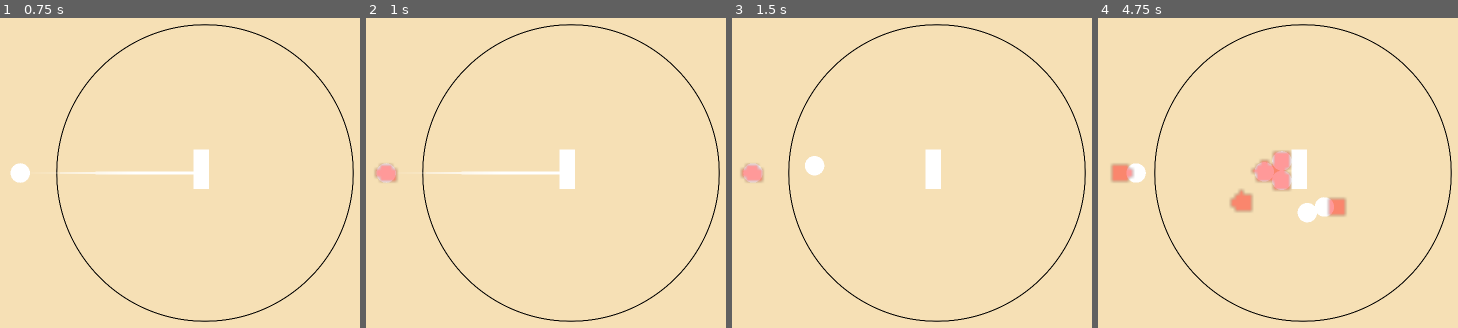
Above: before the commit, frames 1-4 (left to right).
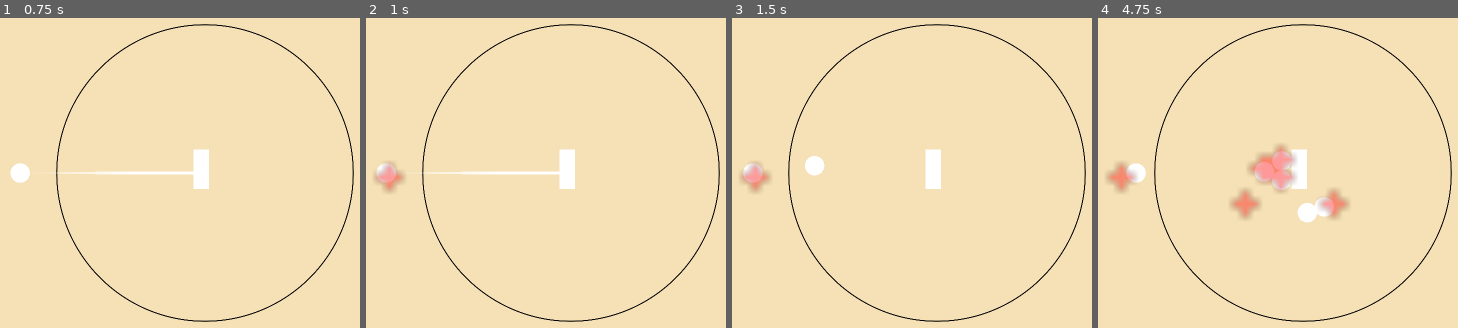
Above: after the commit, the same moments.

Repository: aeriab/Orbital_Go
Game: Godot game, scene res://game/game.tscn
Same seed, same stepped clock (60 frames per second), same inputs: the game is played once before the commit and once after it.
Inputs (mouse positions are in pixels of both pictures, inside the frame that each line leads up to):
- Up to frame 1 (0.75 s): tap Enter at 0.5 s; move the mouse to (outside the picture) at 0.52 s; press the mouse at (outside the picture) at 0.53 s
- Up to frame 2 (1 s): no input
- Up to frame 3 (1.5 s): tap Space at 1.25 s; move the mouse to (775, 194) at 1.27 s; release the mouse at (775, 194) at 1.28 s; click (775, 194) at 1.35 s
- Up to frame 4 (4.75 s): move the mouse to (1382, 73) at 2.02 s; press the mouse at (1382, 73) at 2.03 s; move the mouse to (1263, 262) at 2.77 s; release the mouse at (1263, 262) at 2.78 s; click (1263, 262) at 2.85 s; move the mouse to (outside the picture) at 3.52 s; press the mouse at (outside the picture) at 3.53 s; move the mouse to (outside the picture) at 4.27 s; release the mouse at (outside the picture) at 4.28 s; click (outside the picture) at 4.35 s

Frame 1 is identical in both runs. In frame 2, 0.3% of the frame differs, in the area x 2-11%, y 47-57%; in frame 3, 0.3%; in frame 4, 1.4%, in the area x 2-70%, y 40-65%.

Commit message:
Much better performance and funky paint radius

Diff:
--- a/autoloads/StoneManager.gd
+++ b/autoloads/StoneManager.gd
@@ -2,90 +2,72 @@
 extends Node
 
 # --- Debug Visualization ---
-# Add these variables at the top with your other vars
 var debug_enabled: bool = true
 var debug_sprite: Sprite2D = null
 var debug_image: Image = null
 var debug_texture: ImageTexture = null
 
 # Colors for the debug overlay
-var debug_white_color: Color = Color(1, 1, 1, 0.3)     # semi-transparent white
-var debug_black_color: Color = Color(0, 0, 0, 0.3)     # semi-transparent black
-var debug_captured_color: Color = Color(1, 0, 0, 0.4)  # red = enclosed area
-var debug_empty_color: Color = Color(0, 0, 0, 0.0)     # fully transparent
-
+var debug_white_color: Color = Color(1, 1, 1, 0.3)
+var debug_black_color: Color = Color(0, 0, 0, 0.3)
+var debug_captured_color: Color = Color(1, 0, 0, 0.4)
+var debug_empty_color: Color = Color(0, 0, 0, 0.0)
 
 
 # --- Grid Configuration ---
-# Tweak these to match your play area and desired resolution.
-
-# Grid resolution. 64x64 = 4096 cells. Flood fill is O(cells), so
-# this can run every frame without breaking a sweat.
-const GRID_SIZE: int = 100
-
-# How big is the play area in world units?
-# Your stones gravity toward Vector2.ZERO, so the play area is
-# roughly a square from (-WORLD_RADIUS, -WORLD_RADIUS) to
-# (+WORLD_RADIUS, +WORLD_RADIUS). Adjust to fit your actual area.
+const GRID_SIZE: int = 48
+
 @export var world_radius: float = 500.0
-
-# How often to run capture detection (seconds).
-# 0.0 = every physics frame. 0.2 = 5 times per second.
 @export var capture_interval: float = 0.4
 
 # --- Cell Constants ---
-# Using raw ints instead of an enum for PackedByteArray compatibility.
 const EMPTY: int = 0
 const WHITE: int = 1
 const BLACK: int = 2
 
 # --- Internal State ---
 var stones: Array[Stone] = []
-var grid: PackedByteArray          # The influence map itself
-var reached: PackedByteArray       # Reused buffer for flood fill
+var grid: PackedByteArray
+var reached: PackedByteArray
+var enclosed: PackedByteArray
 var capture_timer: float = 0.0
 
+# Pre-allocated BFS queue (flat indices). Sized to worst case so
+# we never allocate mid-frame.
+var _bfs_queue: PackedInt32Array
+
 
 func _ready():
-	# Pre-allocate flat arrays. We reuse these every frame
-	# instead of allocating new ones — zero garbage collection pressure.
 	var total_cells = GRID_SIZE * GRID_SIZE
 	grid = PackedByteArray()
 	grid.resize(total_cells)
 	reached = PackedByteArray()
 	reached.resize(total_cells)
+	enclosed = PackedByteArray()
+	enclosed.resize(total_cells)
+	_bfs_queue = PackedInt32Array()
+	_bfs_queue.resize(total_cells)
 
 	if debug_enabled:
 		_setup_debug_overlay()
 
 
 func _setup_debug_overlay() -> void:
-	# Create a tiny image the same size as our grid
 	debug_image = Image.create(GRID_SIZE, GRID_SIZE, false, Image.FORMAT_RGBA8)
 	debug_texture = ImageTexture.create_from_image(debug_image)
 
-	# Create a Sprite2D to display it
 	debug_sprite = Sprite2D.new()
 	debug_sprite.texture = debug_texture
 	debug_sprite.centered = true
-
-	# Position at world center (where your stones orbit)
 	debug_sprite.position = Vector2.ZERO
 
-	# Scale it up to cover the play area.
-	# The image is GRID_SIZE pixels, the world is world_radius*2 units.
-	# So each pixel needs to cover (world_radius*2 / GRID_SIZE) world units.
 	var scale_factor = (world_radius * 2.0) / GRID_SIZE
 	debug_sprite.scale = Vector2(scale_factor, scale_factor)
-
-	# Render on top of everything for visibility
 	debug_sprite.z_index = 100
 
 	add_child(debug_sprite)
 
 
-# Call this at the end of _run_capture_check(), after Step 3
-# but before Step 4 (destroying stones). Pass in the capture results.
 func _update_debug_overlay(black_captured: PackedByteArray, white_captured: PackedByteArray) -> void:
 	if not debug_enabled or debug_image == null:
 		return
@@ -93,8 +75,6 @@
 		for x in GRID_SIZE:
 			var idx = _idx(x, y)
 			var color: Color
-			# Priority: show captured regions in red,
-			# then wall colors, then empty
 			if black_captured[idx] == 1 or white_captured[idx] == 1:
 				color = debug_captured_color
 			elif grid[idx] == WHITE:
@@ -104,12 +84,7 @@
 			else:
 				color = debug_empty_color
 			debug_image.set_pixel(x, y, color)
-	# Push updated pixels to the GPU
 	debug_texture.update(debug_image)
-
-
-
-
 
 
 # --- Registration ---
@@ -131,22 +106,19 @@
 
 # --- The Core Algorithm ---
 func _run_capture_check() -> void:
-	# Step 1: Clear the grid
 	grid.fill(EMPTY)
 
-	# Step 2: Every stone paints its color onto the grid
 	_paint_all_stones()
 
-	# Step 3: Check captures for both colors
-	# "Which Black stones are enclosed by White walls?"
 	var black_captured = _find_enclosed_cells(WHITE)
-	# "Which White stones are enclosed by Black walls?"
+	# _find_enclosed_cells reuses `enclosed`, so we need to copy
+	# the result before calling it again for the other color.
+	var black_captured_copy = black_captured.duplicate()
+
 	var white_captured = _find_enclosed_cells(BLACK)
 
-	_update_debug_overlay(black_captured, white_captured)
-
-	# Step 4: Destroy captured stones
-	# Collect first, destroy after — don't modify the array while iterating
+	_update_debug_overlay(black_captured_copy, white_captured)
+
 	var to_destroy: Array[Stone] = []
 
 	for stone in stones:
@@ -155,10 +127,8 @@
 		var cell = _world_to_grid(stone.global_position)
 		var idx = _idx(cell.x, cell.y)
 
-		# A Black stone on a cell enclosed by White → captured
-		if stone.team == "Black" and black_captured[idx]:
+		if stone.team == "Black" and black_captured_copy[idx]:
 			to_destroy.append(stone)
-		# A White stone on a cell enclosed by Black → captured
 		elif stone.team == "White" and white_captured[idx]:
 			to_destroy.append(stone)
 
@@ -166,107 +136,128 @@
 		print("Captured a ", stone.team, " stone!")
 		stone.on_captured()
 
+
+# --- Painting (Circle Stamps) ---
+# Each stone stamps a filled circle onto the grid. This replaces the
+# expensive polygon rasterization — capture detection only needs to
+# know "is there a continuous wall", not the exact collision shape.
 #
-## --- Painting ---
-## Each stone stamps its color onto nearby grid cells.
-## This is what turns discrete point-objects into continuous
-## "territory" on the grid. The paint_radius controls how
-## close stones need to be to form a sealed wall.
-#func _paint_all_stones() -> void:
-	#for stone in stones:
-		#if not is_instance_valid(stone):
-			#continue
+# Each Stone needs a `paint_radius` float (world units) that controls
+# how large its stamp is. This replaces `paint_buffer`.
+func _paint_all_stones() -> void:
+	for stone in stones:
+		if not is_instance_valid(stone):
+			continue
+
+		var center = _world_to_grid(stone.global_position)
+		var color = WHITE if stone.team == "White" else BLACK
+
+		# Convert the stone's paint_radius from world units to grid cells
+		var radius_cells: int = ceili(stone.paint_radius / (world_radius * 2.0) * GRID_SIZE)
+		var r_sq = radius_cells * radius_cells
+
+		# Stamp a filled circle
+		for dy in range(-radius_cells, radius_cells + 1):
+			var gy = center.y + dy
+			if gy < 0 or gy >= GRID_SIZE:
+				continue
+			for dx in range(-radius_cells, radius_cells + 1):
+				if dx * dx + dy * dy > r_sq:
+					continue
+				var gx = center.x + dx
+				if gx < 0 or gx >= GRID_SIZE:
+					continue
+				grid[gy * GRID_SIZE + gx] = color
+
+
+# --- Flood Fill Capture Detection ---
+# BFS from every non-wall edge cell. Anything the flood doesn't
+# reach is enclosed by walls.
 #
-		#var center = _world_to_grid(stone.global_position)
-		#var color = WHITE if stone.team == "White" else BLACK
-#
-		## Paint a square of cells around the stone's grid position
-		#for dx in range(-paint_radius, paint_radius + 1):
-			#for dy in range(-paint_radius, paint_radius + 1):
-				#var gx = center.x + dx
-				#var gy = center.y + dy
-				#if gx >= 0 and gx < GRID_SIZE and gy >= 0 and gy < GRID_SIZE:
-					#grid[_idx(gx, gy)] = color
-
-
-# --- Flood Fill Capture Detection ---
-# This is the heart of the system. Here's the intuition:
-#
-# Imagine the grid is a room. 'wall_color' cells are actual walls.
-# We pour water in from every edge of the room. The water flows
-# through EMPTY cells and through the OTHER color's cells, but
-# it CAN'T flow through wall_color cells.
-#
-# After the flood:
-# - Cells the water REACHED are "outside" (safe, not enclosed)
-# - Cells the water DIDN'T REACH are "inside" (enclosed by walls)
-#
-# Returns a PackedByteArray where 1 = enclosed, 0 = safe.
+# Uses pre-allocated PackedInt32Array as the queue with head/tail
+# indices — zero allocations during the BFS.
 func _find_enclosed_cells(wall_color: int) -> PackedByteArray:
-	# Reset the reachability buffer
 	reached.fill(0)
-
-	# BFS queue — seed with all edge cells that aren't walls
-	var queue: Array[int] = []  # Store flat indices for speed
-
-	# Top and bottom edges
+	enclosed.fill(0)
+
+	var head: int = 0
+	var tail: int = 0
+
+	# Seed: top and bottom edges
 	for x in GRID_SIZE:
-		for y in [0, GRID_SIZE - 1]:
-			var idx = _idx(x, y)
-			if grid[idx] != wall_color and reached[idx] == 0:
-				reached[idx] = 1
-				queue.append(idx)
-
-	# Left and right edges (skip corners, already handled)
+		var idx_top = x  # _idx(x, 0) = 0 * GRID_SIZE + x
+		if grid[idx_top] != wall_color and reached[idx_top] == 0:
+			reached[idx_top] = 1
+			_bfs_queue[tail] = idx_top
+			tail += 1
+
+		var idx_bot = (GRID_SIZE - 1) * GRID_SIZE + x  # _idx(x, GRID_SIZE-1)
+		if grid[idx_bot] != wall_color and reached[idx_bot] == 0:
+			reached[idx_bot] = 1
+			_bfs_queue[tail] = idx_bot
+			tail += 1
+
+	# Seed: left and right edges (skip corners, already handled)
 	for y in range(1, GRID_SIZE - 1):
-		for x in [0, GRID_SIZE - 1]:
-			var idx = _idx(x, y)
-			if grid[idx] != wall_color and reached[idx] == 0:
-				reached[idx] = 1
-				queue.append(idx)
-
-	# BFS — spread from edges through anything that isn't a wall
-	# Using an index into the queue array instead of pop_front()
-	# because pop_front() on a large Array is O(n) (shifts everything).
-	var head: int = 0
-	while head < queue.size():
-		var idx = queue[head]
+		var idx_left = y * GRID_SIZE  # _idx(0, y)
+		if grid[idx_left] != wall_color and reached[idx_left] == 0:
+			reached[idx_left] = 1
+			_bfs_queue[tail] = idx_left
+			tail += 1
+
+		var idx_right = y * GRID_SIZE + (GRID_SIZE - 1)  # _idx(GRID_SIZE-1, y)
+		if grid[idx_right] != wall_color and reached[idx_right] == 0:
+			reached[idx_right] = 1
+			_bfs_queue[tail] = idx_right
+			tail += 1
+
+	# BFS — inlined neighbor checks (no Vector2i allocation per cell)
+	while head < tail:
+		var idx = _bfs_queue[head]
 		head += 1
 
-		# Convert flat index back to 2D for neighbor calculation
 		var cx = idx % GRID_SIZE
 		var cy = idx / GRID_SIZE
 
-		# Check all 4 neighbors
-		for dir in [Vector2i(1, 0), Vector2i(-1, 0), Vector2i(0, 1), Vector2i(0, -1)]:
-			var nx = cx + dir.x
-			var ny = cy + dir.y
-
-			if nx < 0 or nx >= GRID_SIZE or ny < 0 or ny >= GRID_SIZE:
-				continue
-
-			var nidx = _idx(nx, ny)
-
-			# Skip if already visited or if it's a wall
-			if reached[nidx] == 1 or grid[nidx] == wall_color:
-				continue
-
-			reached[nidx] = 1
-			queue.append(nidx)
+		# Right
+		if cx + 1 < GRID_SIZE:
+			var nidx = idx + 1
+			if reached[nidx] == 0 and grid[nidx] != wall_color:
+				reached[nidx] = 1
+				_bfs_queue[tail] = nidx
+				tail += 1
+
+		# Left
+		if cx - 1 >= 0:
+			var nidx = idx - 1
+			if reached[nidx] == 0 and grid[nidx] != wall_color:
+				reached[nidx] = 1
+				_bfs_queue[tail] = nidx
+				tail += 1
+
+		# Down
+		if cy + 1 < GRID_SIZE:
+			var nidx = idx + GRID_SIZE
+			if reached[nidx] == 0 and grid[nidx] != wall_color:
+				reached[nidx] = 1
+				_bfs_queue[tail] = nidx
+				tail += 1
+
+		# Up
+		if cy - 1 >= 0:
+			var nidx = idx - GRID_SIZE
+			if reached[nidx] == 0 and grid[nidx] != wall_color:
+				reached[nidx] = 1
+				_bfs_queue[tail] = nidx
+				tail += 1
 
 	# Invert: anything NOT reached is enclosed
-	var enclosed = PackedByteArray()
-	enclosed.resize(GRID_SIZE * GRID_SIZE)
 	for i in reached.size():
 		enclosed[i] = 1 if reached[i] == 0 else 0
-
 	return enclosed
 
 
 # --- Coordinate Conversion ---
-# Maps a world position to a grid cell.
-# World goes from -world_radius to +world_radius on both axes.
-# Grid goes from 0 to GRID_SIZE-1.
 func _world_to_grid(world_pos: Vector2) -> Vector2i:
 	var normalized_x = (world_pos.x + world_radius) / (world_radius * 2.0)
 	var normalized_y = (world_pos.y + world_radius) / (world_radius * 2.0)
@@ -275,133 +266,5 @@
 	return Vector2i(gx, gy)
 
 
-# Flat array index from 2D coordinates
 func _idx(x: int, y: int) -> int:
 	return y * GRID_SIZE + x
-
-
-func _paint_all_stones() -> void:
-	for stone in stones:
-		if not is_instance_valid(stone):
-			continue
-
-		var color = WHITE if stone.team == "White" else BLACK
-
-		# Get the stone's shape — NO inflation, just the raw polygon
-		var world_poly = stone.get_world_polygon()
-
-		# Convert to grid space (float precision)
-		var grid_poly = PackedVector2Array()
-		for point in world_poly:
-			grid_poly.append(_world_to_grid_float(point))
-
-		# Convert buffer from world units to grid units
-		var buffer_cells = stone.paint_buffer / (world_radius * 2.0) * GRID_SIZE
-
-		# Rasterize with distance-based buffer
-		_rasterize_polygon_buffered(grid_poly, color, buffer_cells)
-
-# Paints all grid cells that are EITHER:
-# - Inside the polygon, OR
-# - Within buffer_cells distance of any polygon edge
-#
-# This replaces the inflate-then-rasterize approach.
-# No polygon manipulation = no self-intersection issues.
-func _rasterize_polygon_buffered(grid_poly: PackedVector2Array, color: int, buffer_cells: float) -> void:
-	if grid_poly.size() < 3:
-		return
-
-	# Find bounding box, expanded by buffer
-	var min_x: int = GRID_SIZE
-	var max_x: int = 0
-	var min_y: int = GRID_SIZE
-	var max_y: int = 0
-
-	for point in grid_poly:
-		min_x = mini(min_x, int(floor(point.x - buffer_cells)))
-		max_x = maxi(max_x, int(ceil(point.x + buffer_cells)))
-		min_y = mini(min_y, int(floor(point.y - buffer_cells)))
-		max_y = maxi(max_y, int(ceil(point.y + buffer_cells)))
-
-	min_x = clampi(min_x, 0, GRID_SIZE - 1)
-	max_x = clampi(max_x, 0, GRID_SIZE - 1)
-	min_y = clampi(min_y, 0, GRID_SIZE - 1)
-	max_y = clampi(max_y, 0, GRID_SIZE - 1)
-
-	var buffer_sq = buffer_cells * buffer_cells
-
-	for y in range(min_y, max_y + 1):
-		for x in range(min_x, max_x + 1):
-			var point = Vector2(x + 0.5, y + 0.5)
-
-			# Check 1: Is the point inside the polygon?
-			if _point_in_polygon_2d(point, grid_poly):
-				grid[_idx(x, y)] = color
-				continue
-
-			# Check 2: Is the point within buffer distance of any edge?
-			if buffer_cells > 0.0 and _dist_sq_to_polygon(point, grid_poly) <= buffer_sq:
-				grid[_idx(x, y)] = color
-
-
-# Returns the squared distance from a point to the nearest edge of a polygon.
-# We use squared distance to avoid sqrt — comparing against buffer_sq instead.
-func _dist_sq_to_polygon(point: Vector2, polygon: PackedVector2Array) -> float:
-	var min_dist_sq = INF
-	var count = polygon.size()
-
-	for i in count:
-		var j = (i + 1) % count
-		var dist_sq = _dist_sq_point_to_segment(point, polygon[i], polygon[j])
-		if dist_sq < min_dist_sq:
-			min_dist_sq = dist_sq
-
-	return min_dist_sq
-
-
-# Squared distance from point P to line segment AB.
-# This is the standard closest-point-on-segment formula:
-# Project P onto the line through A→B, clamp to [0,1], measure distance.
-func _dist_sq_point_to_segment(p: Vector2, a: Vector2, b: Vector2) -> float:
-	var ab = b - a
-	var len_sq = ab.length_squared()
-
-	if len_sq < 0.0001:
-		# Degenerate edge (A and B are the same point)
-		return (p - a).length_squared()
-
-	# t = how far along AB the closest point is (0 = at A, 1 = at B)
-	var t = clampf((p - a).dot(ab) / len_sq, 0.0, 1.0)
-
-	# The closest point on the segment
-	var closest = a + ab * t
-
-	return (p - closest).length_squared()
-
-# --- Point-in-Polygon (Ray Casting) ---
-# Same algorithm we used before, but operating on Vector2
-# in grid space. Shoot a horizontal ray, count edge crossings.
-func _point_in_polygon_2d(point: Vector2, polygon: PackedVector2Array) -> bool:
-	var crossings = 0
-	var count = polygon.size()
-
-	for i in count:
-		var j = (i + 1) % count
-		var vi = polygon[i]
-		var vj = polygon[j]
-
-		if (vi.y <= point.y and vj.y > point.y) or (vj.y <= point.y and vi.y > point.y):
-			var t = (point.y - vi.y) / (vj.y - vi.y)
-			if point.x < vi.x + t * (vj.x - vi.x):
-				crossings += 1
-
-	return crossings % 2 == 1
-
-# Float-precision version — keeps sub-cell accuracy for polygon math.
-func _world_to_grid_float(world_pos: Vector2) -> Vector2:
-	var normalized_x = (world_pos.x + world_radius) / (world_radius * 2.0)
-	var normalized_y = (world_pos.y + world_radius) / (world_radius * 2.0)
-	return Vector2(
-		clampf(normalized_x * GRID_SIZE, 0.0, GRID_SIZE - 1.0),
-		clampf(normalized_y * GRID_SIZE, 0.0, GRID_SIZE - 1.0)
-	)
--- a/stone/Stone.gd
+++ b/stone/Stone.gd
@@ -9,7 +9,7 @@
 
 # How far (in world units) the "wall" extends beyond the stone's actual shape.
 # Bigger = more forgiving enclosures. Smaller = tighter walls.
-@export var paint_buffer: float = 15.0
+@export var paint_radius: float = 0.0
 
 
 func _ready():
--- a/stone/Stone.tscn
+++ b/stone/Stone.tscn
@@ -10,7 +10,7 @@
 gravity_scale = 0.0
 linear_damp = 1.0
 script = ExtResource("1_q1k2p")
-paint_buffer = 2.0
+paint_radius = 0.001
 
 [node name="CollisionShape2D" type="CollisionShape2D" parent="."]
 shape = SubResource("CircleShape2D_803en")
